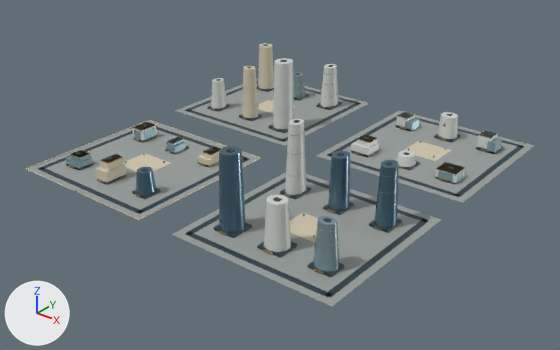
The glTF model web/public/assets/3d/ampliworld/GC-CITY-2030/GC-TILE-14-22.glb as it was, and as the next commit left it.
One viewpoint serves both versions: a 50 mm camera at (4912.0, -8169.0, 676.0) aimed at (4016.0, -7048.0, -19.0). Arrows for +X, +Y and +Z are at lower left; the lights stay in place. The picture after the commit comes second. Where no turn or scale is listed for an object, it has been applied to the vertices. Vertices at exactly the same position are counted once.

The first picture shows 'GC-TILE-14-22-blue', 'GC-TILE-14-22-dark', 'GC-TILE-14-22-glass', 'GC-TILE-14-22-gold', 'GC-TILE-14-22-ivory', 'GC-TILE-14-22-paving', 'GC-TILE-14-22-white'.
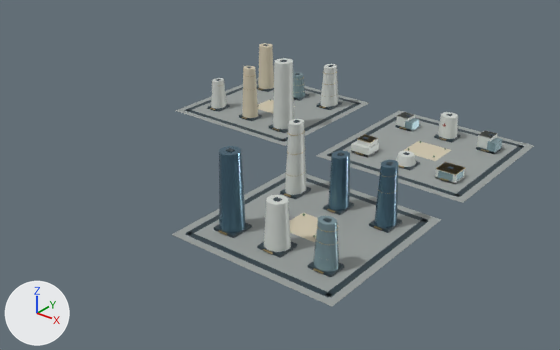
Edits to the bpy script that builds the scene:
```text
Change me_mesh_0:
    used by ob_gc_tile_14_22_paving; location = (0.0, 0.0, 0.0)
    remove me_mesh_0.from_pydata(...)  # 32 vertices, 48 faces; spans x 3621.0..4379.0, y -7379.0..-6621.0, z 0.0
    add me_mesh_0.from_pydata(...)  # 24 vertices, 36 faces; spans x 3621.0..4379.0, y -7379.0..-6621.0, z 0.0
    me_mesh_0 part 1: the loose piece of 8 vertices spanning x 3621.0..3959.0, y -7379.0..-7041.0, z 0.0 is deleted
Change me_mesh_1:
    used by ob_gc_tile_14_22_dark; location = (0.0, 0.0, 0.0)
    remove me_mesh_1.from_pydata(...)  # 512 vertices, 768 faces; spans x 3636.0..4364.0, y -7364.0..-6636.0, z 0.0..158.0
    add me_mesh_1.from_pydata(...)  # 384 vertices, 576 faces; spans x 3636.0..4364.0, y -7364.0..-6636.0, z 0.0..158.0
    me_mesh_1 part 2: 16 loose pieces with 128 vertices, spanning x 3636.0..3944.0, y -7364.0..-7056.0, z 0.0..50.0, are deleted
Change me_mesh_2:
    used by ob_gc_tile_14_22_ivory; location = (0.0, 0.0, 0.0)
    remove me_mesh_2.from_pydata(...)  # 148 vertices, 236 faces; spans x 3620.0..4250.0, y -7380.0..-6677.0, z 0.0..122.0
    add me_mesh_2.from_pydata(...)  # 68 vertices, 116 faces; spans x 3669.0..4250.0, y -7246.0..-6677.0, z 0.0..122.0
    me_mesh_2 part 3: 10 loose pieces with 80 vertices, spanning x 3620.0..3960.0, y -7380.0..-7040.0, z 0.0..43.0, are deleted
Change me_mesh_5:
    used by ob_gc_tile_14_22_gold; location = (0.0, 0.0, 0.0)
    remove me_mesh_5.from_pydata(...)  # 1246 vertices, 2184 faces; spans x 3671.0..4332.0, y -7380.0..-6674.0, z 0.0..135.0
    add me_mesh_5.from_pydata(...)  # 1084 vertices, 1920 faces; spans x 3671.0..4332.0, y -7326.0..-6674.0, z 4.0..135.0
    me_mesh_5 part 4: 15 loose pieces with 162 vertices, spanning x 3675.0..3906.0, y -7380.0..-7096.0, z 0.0..43.0, are deleted
Change me_mesh_6:
    used by ob_gc_tile_14_22_glass; location = (0.0, 0.0, 0.0)
    remove me_mesh_6.from_pydata(...)  # 156 vertices, 248 faces; spans x 3669.0..4332.0, y -7317.0..-6678.0, z 0.0..87.0
    add me_mesh_6.from_pydata(...)  # 92 vertices, 152 faces; spans x 3768.0..4332.0, y -7317.0..-6678.0, z 0.0..87.0
    me_mesh_6 part 5: 8 loose pieces with 64 vertices, spanning x 3669.0..3804.0, y -7316.0..-7097.0, z 0.0..26.0, are deleted
Change me_mesh_7:
    used by ob_gc_tile_14_22_white; location = (0.0, 0.0, 0.0)
    remove me_mesh_7.from_pydata(...)  # 226 vertices, 388 faces; spans x 3674.0..4332.0, y -7321.0..-6672.0, z 0.0..157.0
    add me_mesh_7.from_pydata(...)  # 210 vertices, 364 faces; spans x 3674.0..4332.0, y -7321.0..-6672.0, z 0.0..157.0
    me_mesh_7 part 6: the loose piece of 8 vertices spanning x 3675.0..3705.0, y -7139.0..-7097.0, z 0.0..29.0 is deleted
    other edits to the shape of me_mesh_7 do not show in these pictures
Change me_mesh_9:
    used by ob_gc_tile_14_22_blue; location = (0.0, 0.0, 0.0)
    remove me_mesh_9.from_pydata(...)  # 88 vertices, 160 faces; spans x 3873.0..4328.0, y -7322.0..-7095.0, z 5.0..149.0
    add me_mesh_9.from_pydata(...)  # 66 vertices, 120 faces; spans x 4088.0..4328.0, y -7322.0..-7095.0, z 5.0..149.0
    me_mesh_9 part 7: the loose piece of 22 vertices spanning x 3873.0..3907.0, y -7318.0..-7278.0, z 5.0..48.0 is deleted
```

Boxes [x1, y1, x2, y2] around the edits, measured in the pictures (560 x 350 px):
'GC-TILE-14-22-paving', reshaped (28% narrower)
    before: [28, 78, 534, 307]
    after: [172, 78, 534, 307]
'GC-TILE-14-22-dark', reshaped (30% narrower)
    before: [38, 44, 524, 297]
    after: [185, 44, 524, 297]
'GC-TILE-14-22-white', reshaped (22% narrower)
    before: [132, 58, 498, 252]
    after: [211, 58, 498, 252]
'GC-TILE-14-22-blue', reshaped (32% narrower)
    before: [136, 146, 398, 233]
    after: [219, 146, 398, 233]
'GC-TILE-14-22-ivory', reshaped (51% narrower)
    before: [25, 43, 451, 242]
    after: [242, 43, 451, 242]
'GC-TILE-14-22-glass', reshaped (52% narrower)
    before: [65, 72, 502, 272]
    after: [293, 72, 502, 272]
'GC-TILE-14-22-gold', reshaped (34% narrower)
    before: [68, 72, 489, 274]
    after: [210, 72, 489, 274]
part 1 of me_mesh_0, deleted
    before: [28, 121, 259, 219]
part 2 of me_mesh_1, deleted
    before: [38, 125, 250, 214]
part 3 of me_mesh_2, deleted
    before: [25, 120, 261, 220]
part 4 of me_mesh_5, deleted
    before: [68, 122, 221, 197]
part 5 of me_mesh_6, deleted
    before: [65, 127, 186, 170]
part 6 of me_mesh_7, deleted
    before: [132, 122, 157, 142]
part 7 of me_mesh_9, deleted (blue)
    before: [136, 167, 156, 195]
